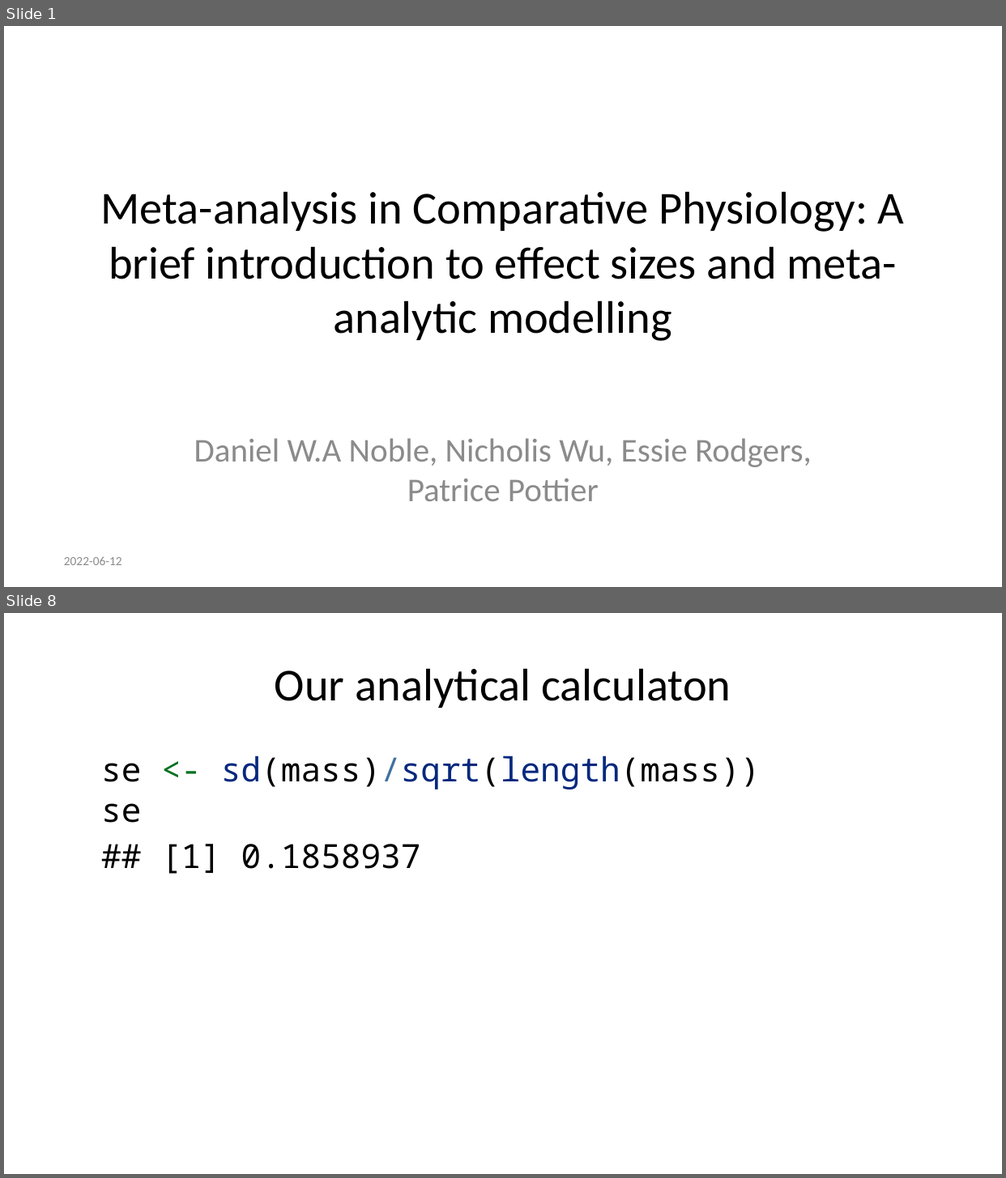
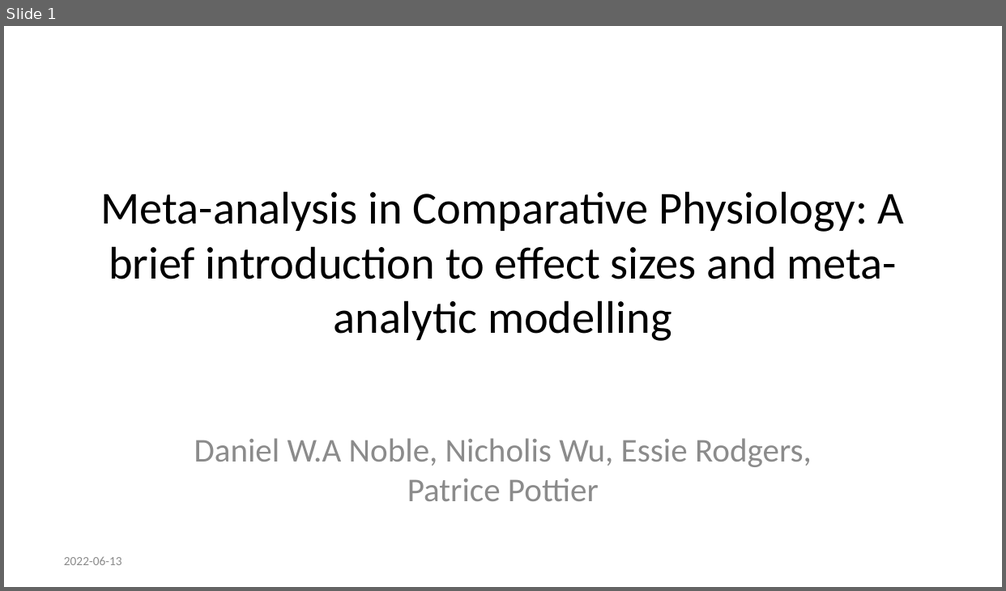
Before and after one commit to daniel1noble/meta-workshop, a slide deck: slides/code_slides.pptx. Shown one above the other, each under a label of ours: slides 1 and 8 before the commit, slide 1 after it; the slides between them are not shown. The pictures are 1006x1178 and 1006x591 pixels, drawn with LibreOffice and Linux fonts; fonts in the diff are those of the drawing. Boxes give left, top, right and bottom in pixels: in the first picture for what was removed or moved away, otherwise in the second. Text is boxed around its words. In the diff, an @@ line names an element or a change of style, - is before the commit and + after.

```diff
--- a/slides/code_slides.pptx
+++ b/slides/code_slides.pptx
@@ slide 8 removed at (x1=4, y1=613, x2=1002, y2=1174), background #FFFFFF @@
@@ title removed at (x1=275, y1=668, x2=731, y2=708) @@
-Our analytical calculaton
@@ text removed at (x1=101, y1=756, x2=760, y2=874) @@
-se <- sd(mass)/sqrt(length(mass))
-se
-## [1] 0.1858937
@@ slide 1 changed as well @@
@@ text at (x1=64, y1=557, x2=122, y2=565): text changed @@
-2022-06-12
+2022-06-13
```
Also in this commit, not shown: 4 slides added, 7 other slides removed, 1 other file.
